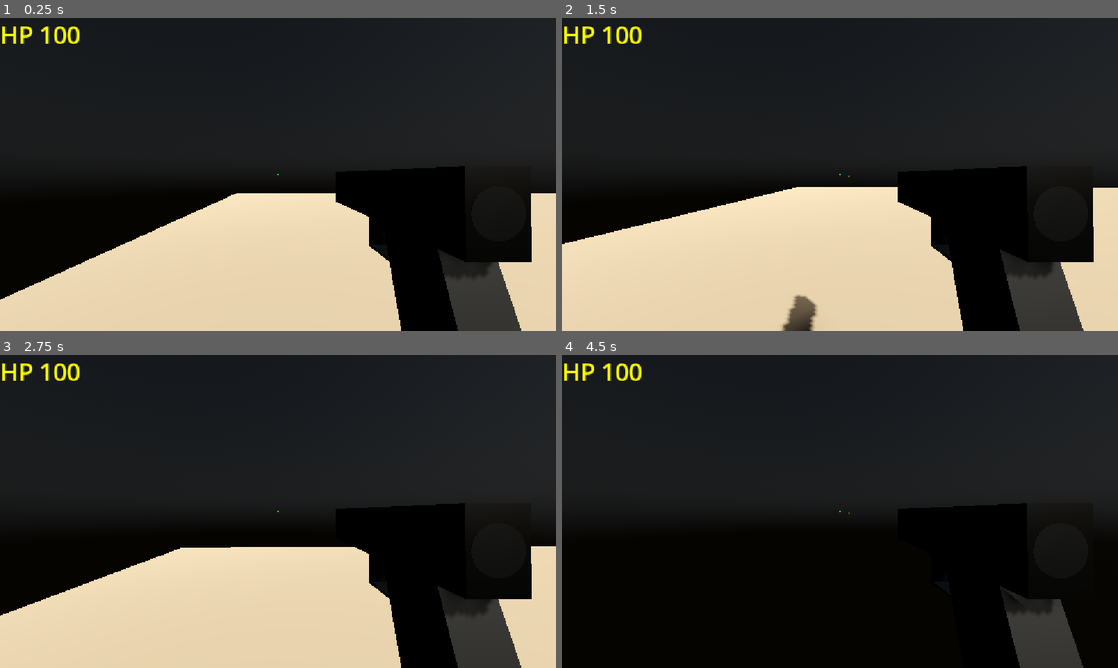
Above: before the commit, frames 1-4 (two rows, left to right).
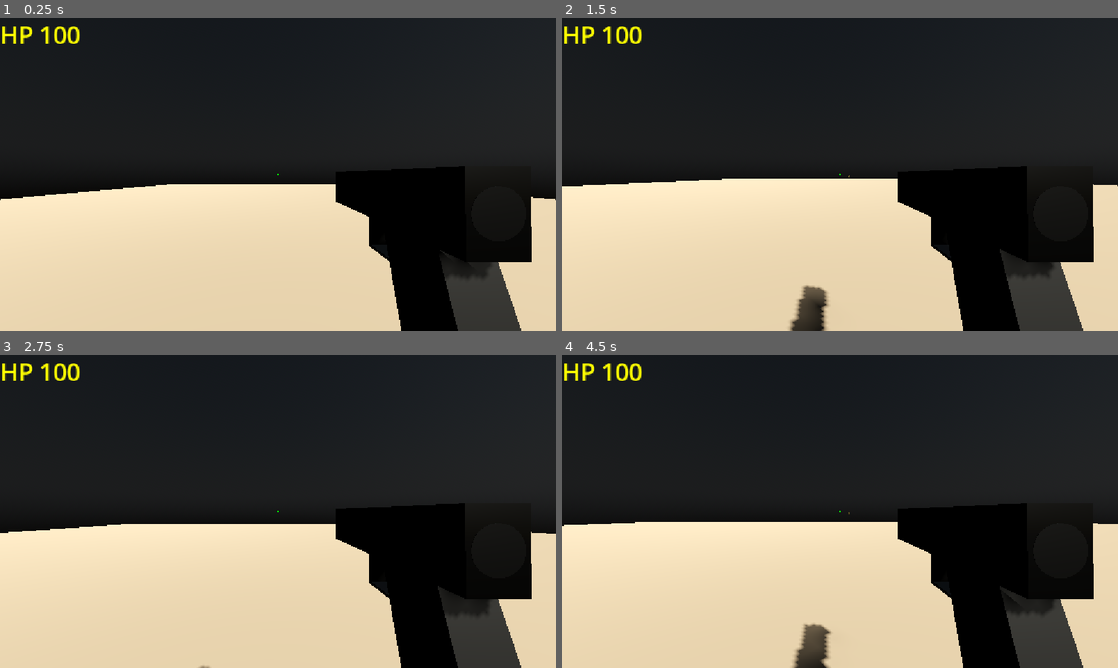
Above: after the commit, the same moments.

Repository: GazizVR/special-shot
Game: Godot game, scene res://scenes/Game.tscn
Two runs of this game, one before a commit and one after it. Both use one fixed random seed, a clock stepped at 60 frames per second and the inputs below. This scene is started directly instead of the project's main scene.
Inputs (mouse positions are in pixels of both pictures, inside the frame that each line leads up to):
- Up to frame 1 (0.25 s): no input
- Up to frame 2 (1.5 s): move the mouse to (867, 174) at 0.52 s; hold W (walk_forward) from 0.53 s (still down); tap Ctrl (crouch) at 0.6 s; move the mouse to (812, 174) at 1.27 s; click (812, 174) at 1.35 s
- Up to frame 3 (2.75 s): keep holding W (walk_forward); move the mouse to (289, 505) at 2.02 s; tap Ctrl (crouch) at 2.1 s
- Up to frame 4 (4.5 s): keep holding W (walk_forward); move the mouse to (834, 517) at 2.77 s; click (834, 517) at 2.85 s; move the mouse to (878, 514) at 3.52 s; tap Ctrl (crouch) at 3.6 s; move the mouse to (795, 508) at 4.27 s; click (795, 508) at 4.35 s

The runs differ from the first frame. In frame 1, 8.3% of the frame differs, in the area x 0-100%, y 53-90%; in frame 2, 5.9%; in frame 3, 8.0%; in frame 4, 34%, in the area x 0-100%, y 53-100%.

Commit message:
feat(player): spawn_point varible работа и изменение его в game.gd

Diff:
--- a/scenes/Player.tscn
+++ b/scenes/Player.tscn
@@ -23,7 +23,7 @@
 script = ExtResource("1_g2els")
 
 [node name="Body" type="CollisionShape3D" parent="." unique_id=898352365]
-transform = Transform3D(1, 0, 0, 0, 1, 0, 0, 0, 1, 0, 0.6, 0)
+transform = Transform3D(0.75, 0, 0, 0, 1, 0, 0, 0, 0.75, 0, 0.6, 0)
 shape = SubResource("CapsuleShape3D_g2els")
 
 [node name="Model" parent="." unique_id=732237492 instance=ExtResource("2_mdl7e")]
--- a/scripts/game.gd
+++ b/scripts/game.gd
@@ -18,6 +18,11 @@
 
 func _ready() -> void:
 	Input.mouse_mode = Input.MOUSE_MODE_CAPTURED
+	var floor_z = $Floor.scale.z/2
+	var floor_x = $Floor.global_position.x
+	var floor_y = 2.0
+	GameManager.zero_team_spawn = Vector3(floor_x,floor_y,floor_z-2)
+	GameManager.unit_team_spawn = Vector3(floor_x,floor_y,-floor_z+2)
 
 func _on_continue_pressed() -> void:
 	isPaused = false
--- a/scripts/game_manager.gd
+++ b/scripts/game_manager.gd
@@ -7,3 +7,6 @@
 	UNIT,
 	UNKNOWN
 }
+
+var zero_team_spawn: Vector3 = Vector3.ZERO
+var unit_team_spawn: Vector3 = Vector3.ZERO
--- a/scripts/player.gd
+++ b/scripts/player.gd
@@ -19,17 +19,23 @@
 	$Model/Suzanne.material_override.albedo_color = color
 	$Model/Sphere.material_override.albedo_color = color
 
+var spawn_point: Vector3 = Vector3.ZERO
+
 func _ready() -> void:
 	team = GameManager.selected_team
 	match team:
 		GameManager.Team.ZERO:
-			global_position = Vector3(-20,2,0)
+			spawn_point = GameManager.zero_team_spawn
+			global_position = spawn_point
 			repaint_model(Color.RED)
 		GameManager.Team.UNIT:
-			global_position = Vector3(20,2,0)
+			spawn_point = GameManager.unit_team_spawn
+			global_position = spawn_point
 			repaint_model(Color.BLUE)
 		_:
-			global_position = Vector3(0,2,0)
+			global_position = spawn_point
+	var look_basis = Vector3(spawn_point.x,0,spawn_point.z)
+	basis = Basis.looking_at(look_basis)
 
 func _input(event: InputEvent) -> void:
 	if is_paused: return
@@ -58,8 +64,8 @@
 func _physics_process(delta: float) -> void:
 	if !is_multiplayer_authority(): return
 	if health < 1:
-		velocity = Vector3(0,0,0)
-		global_position = Vector3(0,3,0)
+		velocity = Vector3.ZERO
+		global_position = spawn_point
 		health = 100
 	if not is_on_floor():
 		if global_position.y < -2:
